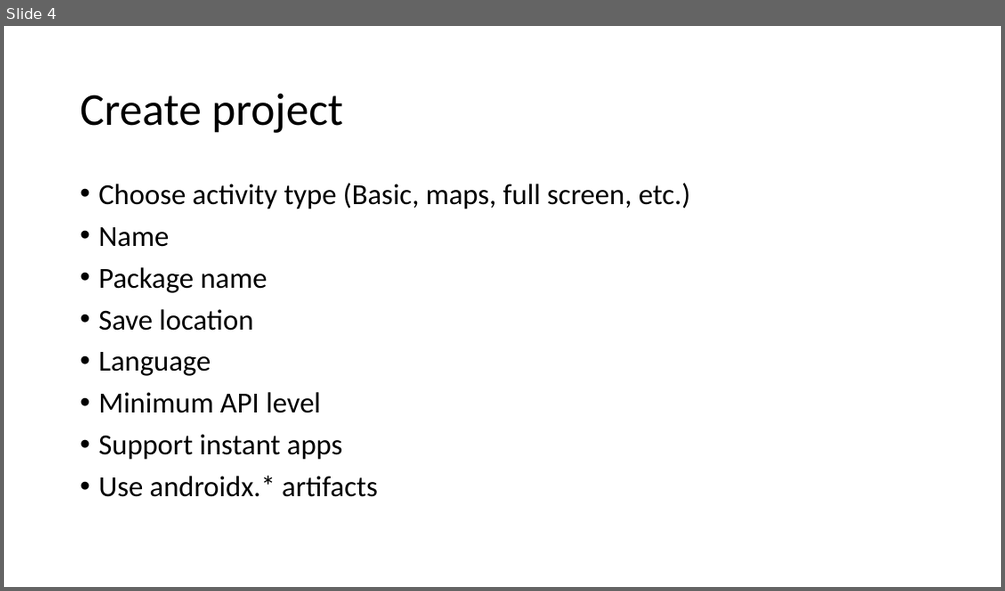
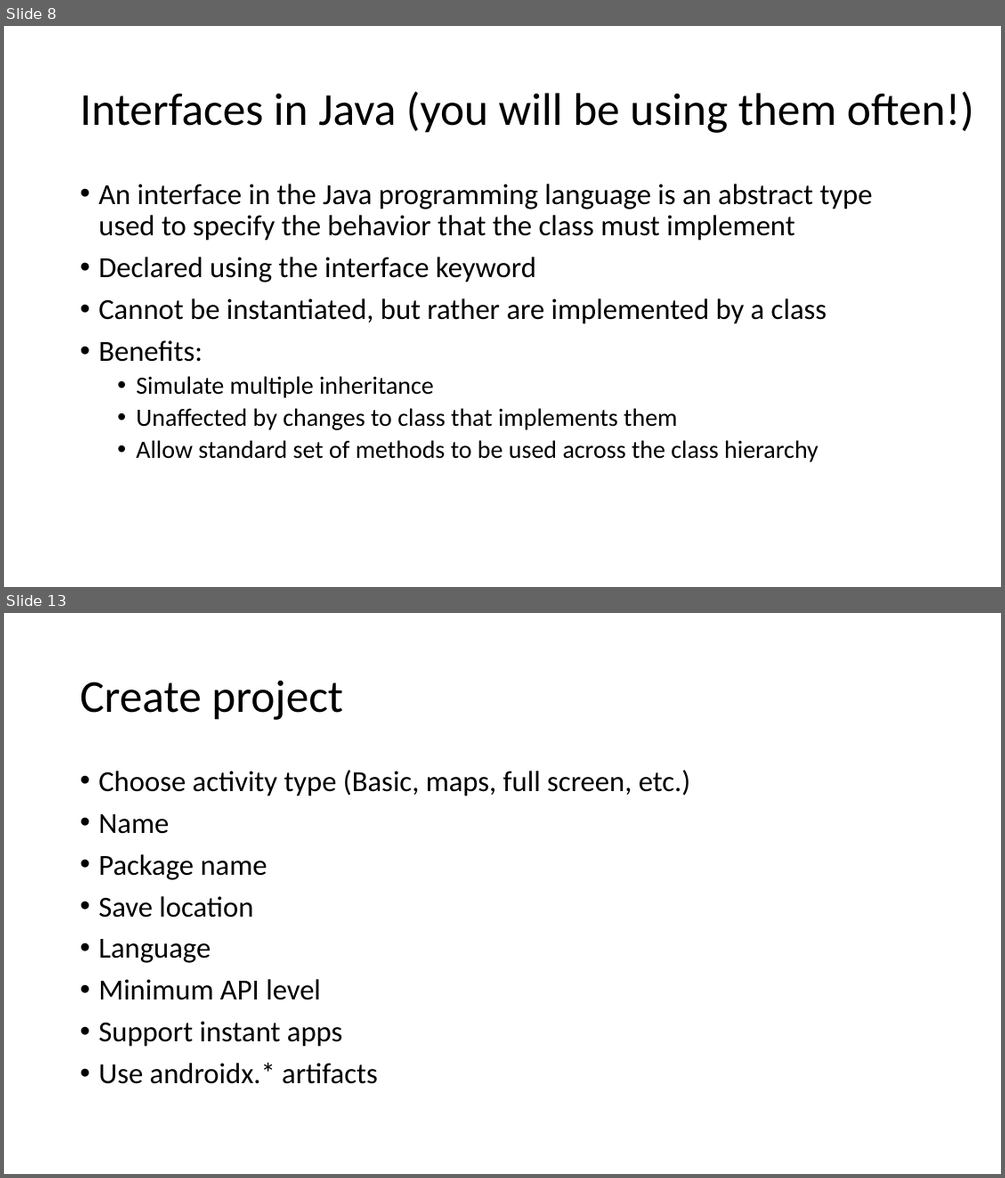
Before and after one commit to russellu/cs230, a slide deck: Lecture_HelloWorld.pptx. Shown one above the other, each under a label of ours: slide 4 before the commit, slides 8 and 13 after it; the slides between them are not shown. The pictures are 1005x591 and 1005x1178 pixels, drawn with LibreOffice and Linux fonts; fonts in the diff are those of the drawing. Boxes give left, top, right and bottom in pixels: in the first picture for what was removed or moved away, otherwise in the second. Text is boxed around its words. In the diff, an @@ line names an element or a change of style, - is before the commit and + after.

```diff
--- a/Lecture_HelloWorld.pptx
+++ b/Lecture_HelloWorld.pptx
@@ slide 8 added at (x1=4, y1=26, x2=1001, y2=587), background #FFFFFF @@
@@ title added at (x1=80, y1=91, x2=974, y2=133), 44 pt, text #000000 @@
+Interfaces in Java (you will be using them often!)
@@ text added at (x1=98, y1=184, x2=873, y2=462), 28 pt, text #000000 @@
+• An interface in the Java programming language is an abstract type used to specify the behavior that the class must implement
+• Declared using the interface keyword
+• Cannot be instantiated, but rather are implemented by a class
+• Benefits:
+  • Simulate multiple inheritance
+  • Unaffected by changes to class that implements them
+  • Allow standard set of methods to be used across the class hierarchy
@@ what was slide 4 is now slide 13 @@
```
Also in this commit, not shown: 4 slides changed, 12 other slides added, 10 slides removed, 3 other files.
